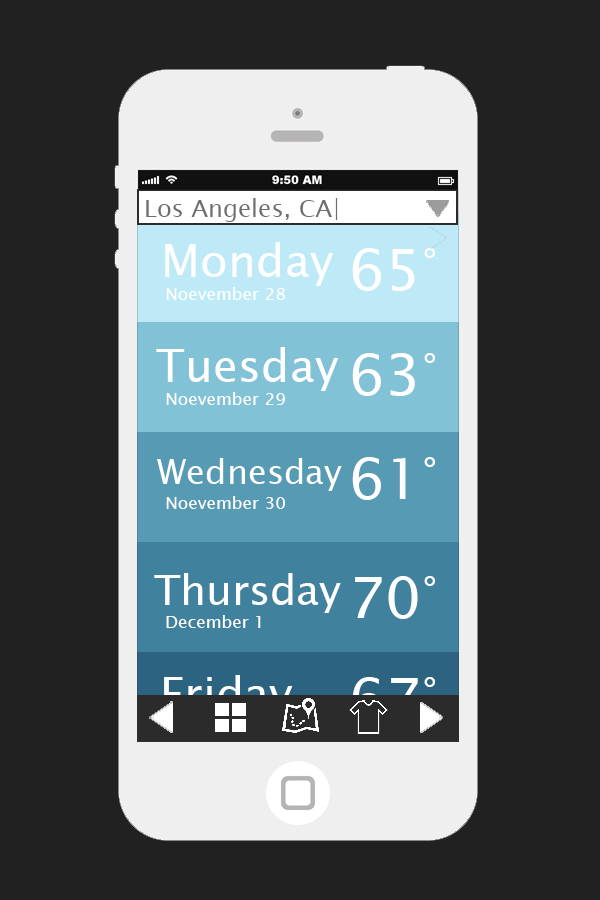
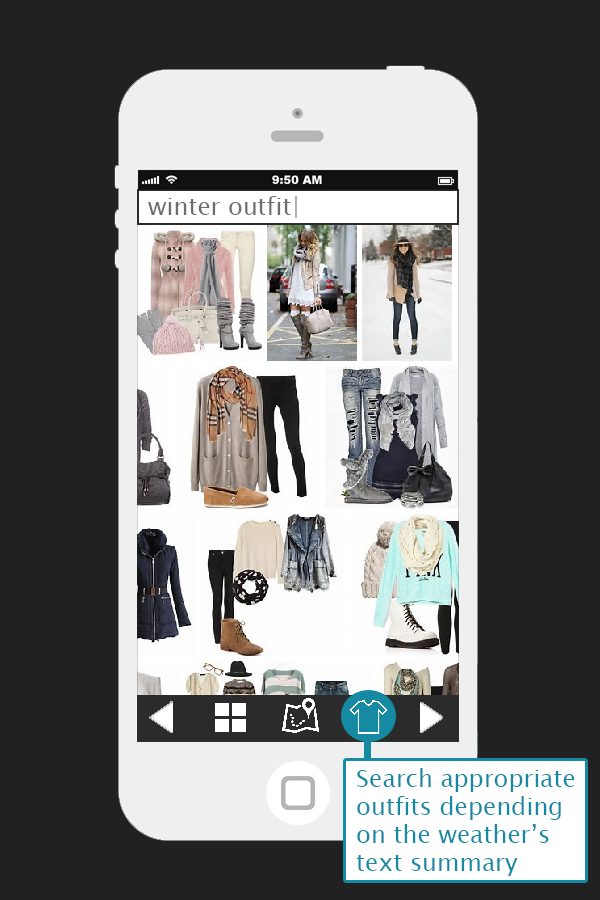
Layer changes from the first 600px x 900px image to the second:
added layer "Search appropriate outfits depending on the weather’s text s" above "Layer 20" over [356, 768, 575, 876]
added layer "Layer 20" above "Layer 2" over [344, 693, 585, 880]
added group "outfit search" with 3 layers above "text" over [137, 189, 497, 799]
added layer "winter outfit|" in group "outfit search" over [148, 196, 297, 218]
added layer "Layer 19" in group "outfit search" over [137, 225, 497, 799]
added layer "Layer 18 copy" in group "outfit search" over [146, 189, 459, 225]
hid group "text" (17 layers) over [146, 198, 449, 729]
moved "Shape 1 copy 2" into group "text" over [426, 200, 449, 249]
hid group "background" (8 layers) over [115, 66, 588, 883]
